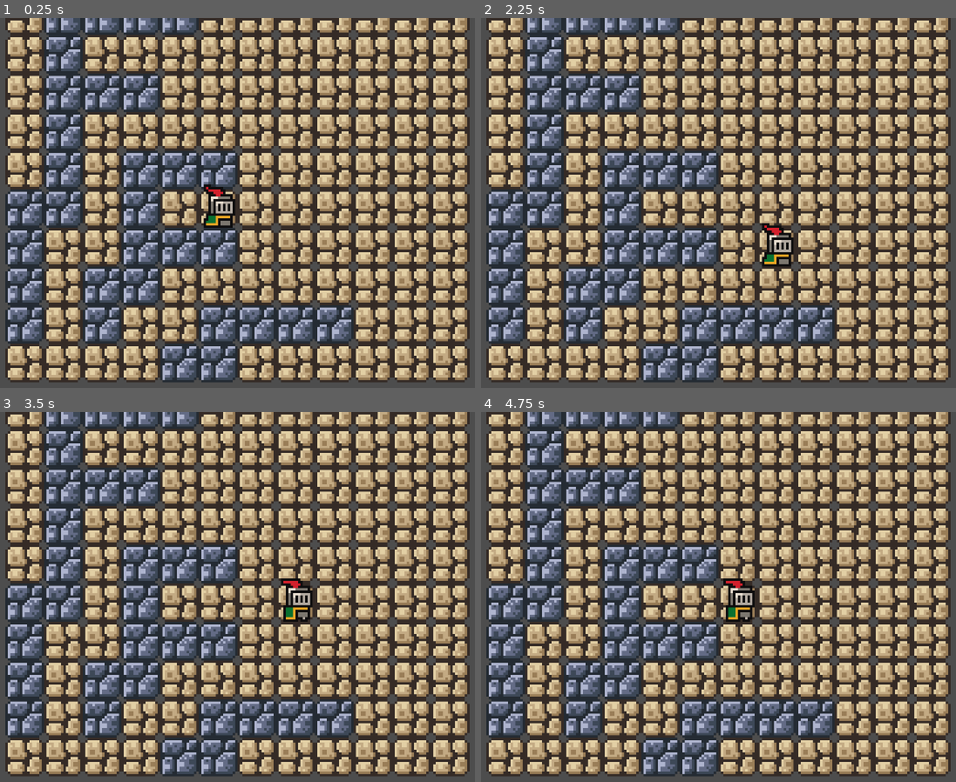
Above: before the commit, frames 1-4 (two rows, left to right).
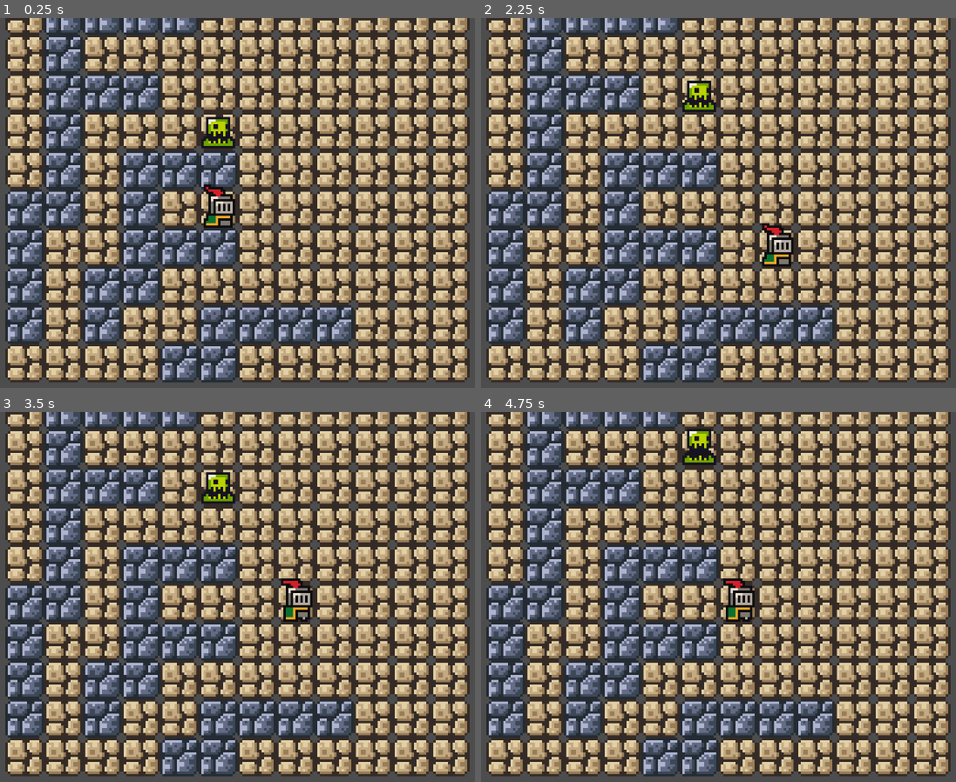
Above: after the commit, the same moments.

Repository: bautiilb/chilli-gamejam
Game: Godot game, scene res://scenes/game.tscn
Same seed, same stepped clock (60 frames per second), same inputs: the game is played once before the commit and once after it.
Inputs:
- Up to frame 1 (0.25 s): no input
- Up to frame 2 (2.25 s): hold Right (ui_right) 0.53-1.28 s; hold Down (ui_down) 1.28-2.03 s; hold Right (ui_right) from 2.03 s (still down)
- Up to frame 3 (3.5 s): release Right (ui_right) at 2.78 s; hold Up (ui_up) from 2.78 s (still down)
- Up to frame 4 (4.75 s): release Up (ui_up) at 3.53 s; hold Left (ui_left) from 3.53 s (still down)

The runs differ from the first frame. In frame 1, 0.5% of the frame differs, in the area x 42-50%, y 26-36%; in frame 2, 0.5%; in frame 3, 0.5%; in frame 4, 0.5%, in the area x 42-50%, y 4-15%.

Commit message:
movimiento enemigo + tween

Diff:
--- /dev/null
+++ b/scenes/enemy.gd
@@ -0,0 +1,66 @@
+extends Node2D
+
+const TILE_SIZE = 16
+@onready var ray_casts = {
+	Vector2.RIGHT: $RayCastR,
+	Vector2.LEFT: $RayCastL,
+	Vector2.UP: $RayCastU,
+	Vector2.DOWN: $RayCastD
+}
+@onready var animated_sprite_2d: AnimatedSprite2D = $AnimatedSprite2D
+
+var last_direction = Vector2.ZERO # Aquí guardamos de dónde venimos
+var direction = Vector2.RIGHT
+var time_passed = 0.0
+
+func _process(delta: float) -> void:
+	time_passed += delta
+
+	if time_passed >= 2.0:
+		choose_random_direction()
+		move_on_grid()
+		time_passed = 0.0
+
+func choose_random_direction() -> void:
+	var possible_directions = []
+
+	# El opuesto real de nuestro último movimiento
+	var opposite_direction = -direction
+
+	for dir in ray_casts.keys():
+		var ray = ray_casts[dir]
+		ray.force_raycast_update()
+
+		# CONDICIÓN ESTRICTA:
+		# 1. El camino debe estar libre (not is_colliding)
+		# 2. La dirección no puede ser la opuesta de la que venimos
+		if not ray.is_colliding() and dir != opposite_direction:
+			possible_directions.append(dir)
+
+	if possible_directions.size() > 0:
+		# Elegimos una dirección nueva de las permitidas
+		direction = possible_directions.pick_random()
+	else:
+		# SOLO si estamos en un callejón sin salida, permitimos volver atrás
+		if not ray_casts[opposite_direction].is_colliding():
+			direction = opposite_direction
+		else:
+			direction = Vector2.ZERO
+
+	# Flip del sprite
+	if direction.x != 0:
+		animated_sprite_2d.flip_h = (direction.x < 0)
+
+func move_on_grid() -> void:
+	if direction == Vector2.ZERO: return
+
+	# Antes de movernos, nos aseguramos de que no hay colisión de último segundo
+	ray_casts[direction].force_raycast_update()
+	if ray_casts[direction].is_colliding():
+		return
+
+	var target_pos = position + (direction * TILE_SIZE)
+
+	var tween = create_tween()
+	# El tiempo del tween (0.3) debe ser menor al tiempo de espera (2.0)
+	tween.tween_property(self, "position", target_pos, 0.3).set_trans(Tween.TRANS_SINE)
--- /dev/null
+++ b/scenes/enemy.tscn
@@ -0,0 +1,77 @@
+[gd_scene load_steps=10 format=3 uid="uid://dgbrqcdp1535k"]
+
+[ext_resource type="Script" uid="uid://c5ybtxrol2573" path="res://scenes/enemy.gd" id="1_4ra3w"]
+[ext_resource type="Texture2D" uid="uid://7kw8drcno3ni" path="res://assets/brackeys_platformer_assets/sprites/slime_green.png" id="2_5uy6h"]
+[ext_resource type="PackedScene" uid="uid://dqc1kaajpfuhl" path="res://scenes/killzone.tscn" id="3_c4w8v"]
+
+[sub_resource type="AtlasTexture" id="AtlasTexture_iifgy"]
+atlas = ExtResource("2_5uy6h")
+region = Rect2(0, 24, 24, 24)
+
+[sub_resource type="AtlasTexture" id="AtlasTexture_epg4t"]
+atlas = ExtResource("2_5uy6h")
+region = Rect2(24, 24, 24, 24)
+
+[sub_resource type="AtlasTexture" id="AtlasTexture_3yqyl"]
+atlas = ExtResource("2_5uy6h")
+region = Rect2(48, 24, 24, 24)
+
+[sub_resource type="AtlasTexture" id="AtlasTexture_wujgv"]
+atlas = ExtResource("2_5uy6h")
+region = Rect2(72, 24, 24, 24)
+
+[sub_resource type="SpriteFrames" id="SpriteFrames_hb8ge"]
+animations = [{
+"frames": [{
+"duration": 1.0,
+"texture": SubResource("AtlasTexture_iifgy")
+}, {
+"duration": 1.0,
+"texture": SubResource("AtlasTexture_epg4t")
+}, {
+"duration": 1.0,
+"texture": SubResource("AtlasTexture_3yqyl")
+}, {
+"duration": 1.0,
+"texture": SubResource("AtlasTexture_wujgv")
+}],
+"loop": true,
+"name": &"default",
+"speed": 5.0
+}]
+
+[sub_resource type="RectangleShape2D" id="RectangleShape2D_e1ltt"]
+size = Vector2(16, 17)
+
+[node name="Enemy" type="Node2D"]
+script = ExtResource("1_4ra3w")
+
+[node name="AnimatedSprite2D" type="AnimatedSprite2D" parent="."]
+texture_filter = 1
+position = Vector2(0, -12)
+sprite_frames = SubResource("SpriteFrames_hb8ge")
+autoplay = "default"
+frame = 2
+frame_progress = 0.44262713
+
+[node name="Killzone" parent="." instance=ExtResource("3_c4w8v")]
+
+[node name="CollisionShape2D" type="CollisionShape2D" parent="Killzone"]
+position = Vector2(0, -7.5)
+shape = SubResource("RectangleShape2D_e1ltt")
+
+[node name="RayCastR" type="RayCast2D" parent="."]
+position = Vector2(0, -6)
+target_position = Vector2(16, 0)
+
+[node name="RayCastL" type="RayCast2D" parent="."]
+position = Vector2(0, -6)
+target_position = Vector2(-16, 0)
+
+[node name="RayCastU" type="RayCast2D" parent="."]
+position = Vector2(0, -6)
+target_position = Vector2(0, -16)
+
+[node name="RayCastD" type="RayCast2D" parent="."]
+position = Vector2(0, -6)
+target_position = Vector2(0, 16)
--- a/scenes/game.tscn
+++ b/scenes/game.tscn
@@ -1,7 +1,8 @@
-[gd_scene load_steps=5 format=3 uid="uid://b2dnv2sh7h38d"]
+[gd_scene load_steps=6 format=3 uid="uid://b2dnv2sh7h38d"]
 
 [ext_resource type="PackedScene" uid="uid://d1yygmnwdub3f" path="res://scenes/player.tscn" id="1_uwrxv"]
 [ext_resource type="Texture2D" uid="uid://hpftuct8nfo3" path="res://assets/brackeys_platformer_assets/sprites/world_tileset.png" id="2_yqjtg"]
+[ext_resource type="PackedScene" uid="uid://dgbrqcdp1535k" path="res://scenes/enemy.tscn" id="3_lnu2h"]
 
 [sub_resource type="TileSetAtlasSource" id="TileSetAtlasSource_lnu2h"]
 texture = ExtResource("2_yqjtg")
@@ -154,3 +155,6 @@
 tile_set = SubResource("TileSet_lbhrr")
 format = 2
 layer_0/tile_data = PackedInt32Array(-1, 196609, 1, 65535, 524289, 0, 0, 196609, 1, -65536, 196609, 1, -131072, 196609, …(2185 unchanged characters)…
+
+[node name="Enemy" parent="." instance=ExtResource("3_lnu2h")]
+position = Vector2(-8, -33)
--- /dev/null
+++ b/scenes/killzone.gd
@@ -0,0 +1,11 @@
+extends Area2D
+
+@onready var timer: Timer = $Timer
+
+
+func _on_body_entered(body: Node2D) -> void:
+	print("Moriste")
+	timer.start()
+
+func _on_timer_timeout() -> void:
+	get_tree().reload_current_scene()
--- /dev/null
+++ b/scenes/killzone.tscn
@@ -0,0 +1,14 @@
+[gd_scene load_steps=2 format=3 uid="uid://dqc1kaajpfuhl"]
+
+[ext_resource type="Script" uid="uid://cujvvl64wbkw5" path="res://scenes/killzone.gd" id="1_xlapc"]
+
+[node name="Killzone" type="Area2D"]
+collision_mask = 2
+script = ExtResource("1_xlapc")
+
+[node name="Timer" type="Timer" parent="."]
+wait_time = 0.6
+one_shot = true
+
+[connection signal="body_entered" from="." to="." method="_on_body_entered"]
+[connection signal="timeout" from="Timer" to="." method="_on_timer_timeout"]
Not shown, added: scenes/enemy.gd.uid
Not shown, added: scenes/killzone.gd.uid
